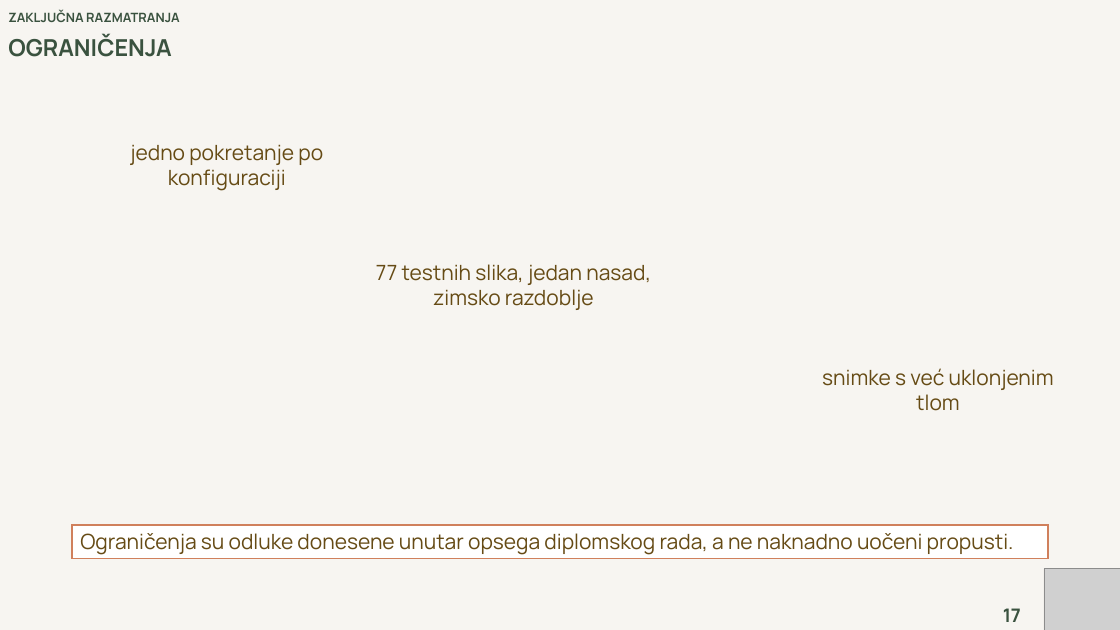
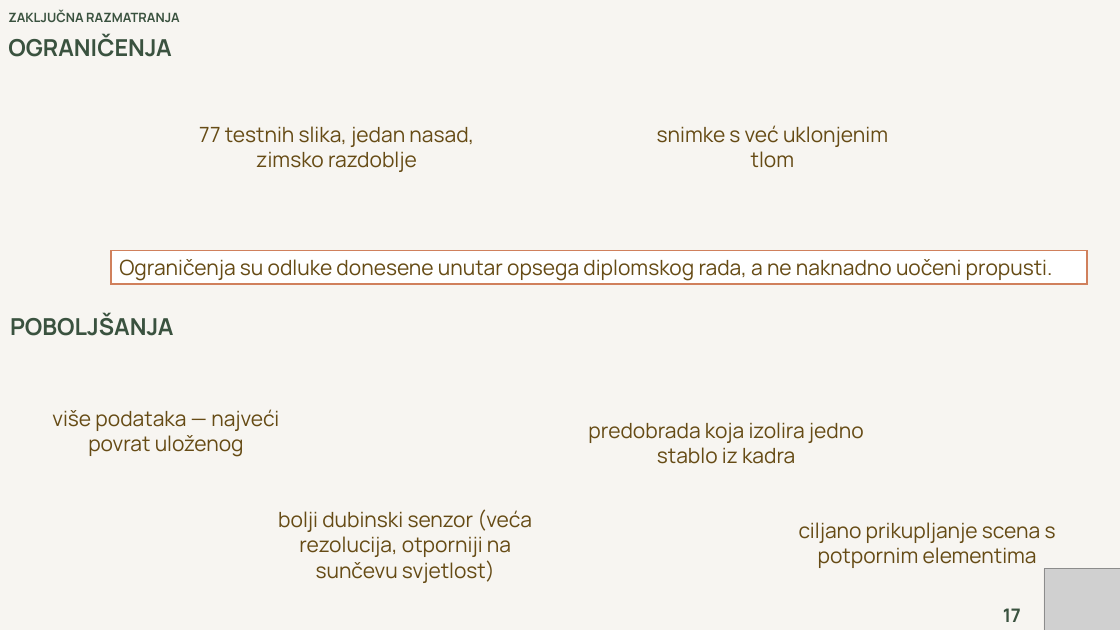
Before and after one commit to Samke004/Diplomski_rad, a slide deck: slide 17 of Samuel_Adzic_DiplomskiRad.pptx. Drawn at 1120x630 pixels with LibreOffice and Linux fonts; fonts in the diff are those of the drawing; grey boxes stand for pictures. Boxes give left, top, right and bottom in pixels: in the first picture for what was removed or moved away, otherwise in the second. Text is boxed around its words. In the diff, an @@ line names an element or a change of style, - is before the commit and + after.

```diff
--- a/Samuel_Adzic_DiplomskiRad.pptx
+++ b/Samuel_Adzic_DiplomskiRad.pptx
@@ text "77 testnih slika, jedan nasad, ..." moved from (x1=376, y1=264, x2=651, y2=310) to (x1=199, y1=126, x2=474, y2=172) @@
@@ text "snimke s već uklonjenim tlom" moved from (x1=822, y1=368, x2=1054, y2=411) to (x1=657, y1=125, x2=888, y2=168) @@
@@ text removed at (x1=130, y1=144, x2=323, y2=191) @@
-jedno pokretanje po konfiguraciji
@@ rectangle "Ograničenja su odluke donesene unutar ..." moved from (x1=72, y1=525, x2=1049, y2=559) to (x1=111, y1=250, x2=1087, y2=284) @@
@@ text added at (x1=10, y1=314, x2=173, y2=336), 20 pt, text #3A523F, bold @@
+POBOLJŠANJA
@@ text added at (x1=52, y1=409, x2=279, y2=457), 18 pt, text #664C16 @@
+više podataka — najveći povrat uloženog
@@ text added at (x1=588, y1=422, x2=864, y2=464), 18 pt, text #664C16 @@
+predobrada koja izolira jedno stablo iz kadra
@@ text added at (x1=278, y1=509, x2=532, y2=583), 18 pt, text #664C16 @@
+bolji dubinski senzor (veća rezolucija, otporniji na sunčevu svjetlost)
@@ text added at (x1=799, y1=522, x2=1056, y2=568), 18 pt, text #664C16 @@
+ciljano prikupljanje scena s potpornim elementima
```
Also in this commit, not shown: 7 other slides changed.
